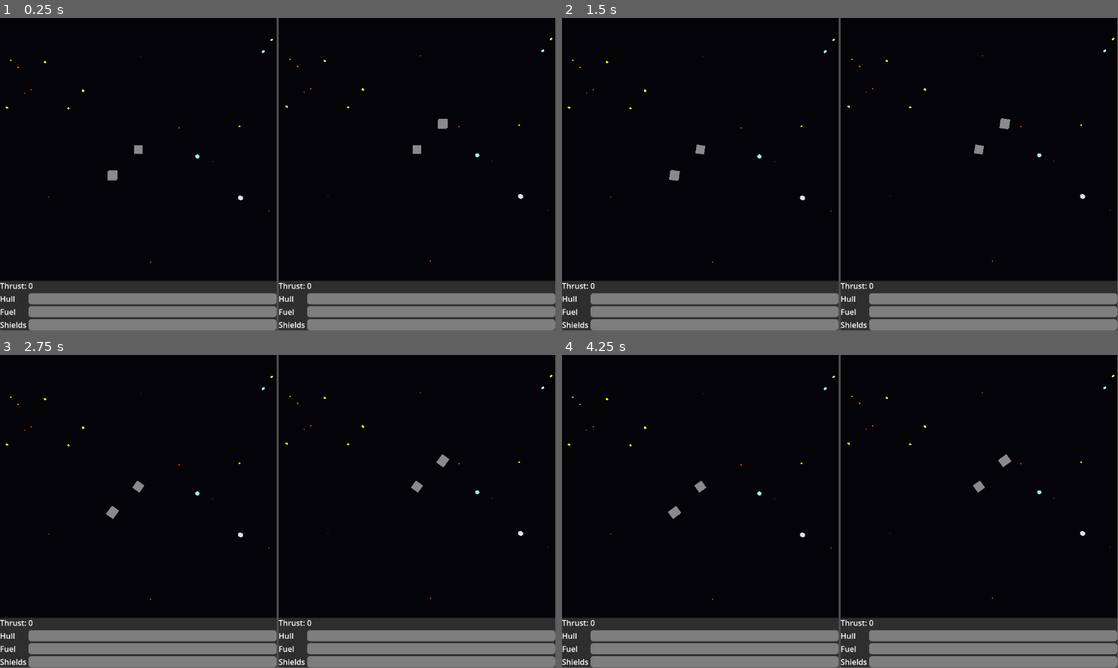
Above: before the commit, frames 1-4 (two rows, left to right).
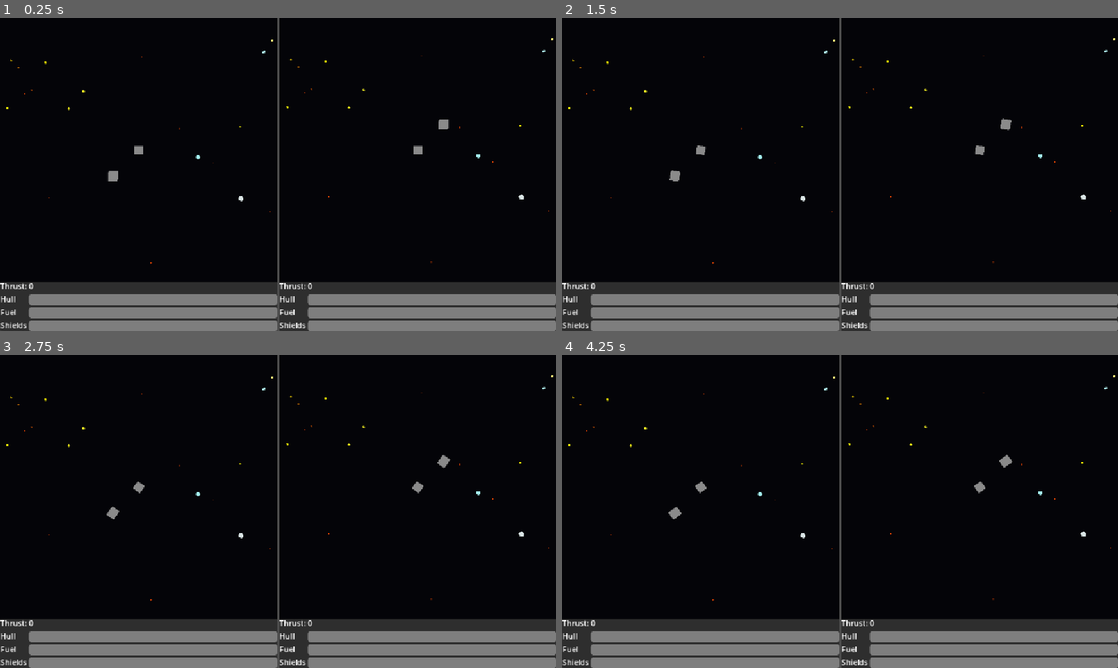
Above: after the commit, the same moments.

Repository: the-alex-g/NewSpaceGame
Game: Godot game, scene res://main/main.tscn
The game is run twice, just before and just after one commit, with the same random seed, the same clock (stepped at 60 frames per second) and the same inputs.
Inputs (mouse positions are in pixels of both pictures, inside the frame that each line leads up to):
- Up to frame 1 (0.25 s): no input
- Up to frame 2 (1.5 s): tap Enter at 0.5 s; move the mouse to (962, 158) at 0.52 s; hold D (right) 0.53-1.28 s; click (962, 158) at 0.67 s; move the mouse to (728, 190) at 1.27 s; hold A (left) from 1.28 s (still down)
- Up to frame 3 (2.75 s): move the mouse to (333, 442) at 2.02 s; release A (left) at 2.03 s; hold D (right) from 2.03 s (still down)
- Up to frame 4 (4.25 s): move the mouse to (812, 574) at 2.77 s; click (812, 574) at 2.92 s; move the mouse to (1006, 558) at 3.52 s; release D (right) at 3.53 s; hold A (left) from 3.53 s (still down)
In our replay, the window is 799x449 before the commit and 800x450 after it. These sizes can differ from the game's own. Grey fills any space a smaller window leaves; there, only what the larger window draws over its background counts as a difference.

The runs differ from the first frame. In frame 1, 3.3% of the frame differs, in the area x 0-100%, y 0-100%; in frame 2, 3.3%; in frame 3, 3.3%; in frame 4, 3.3%.

Commit message:
Add visual representation of shield

Diff:
--- a/project/main/player_display_container.gd
+++ b/project/main/player_display_container.gd
@@ -6,7 +6,7 @@
 
 
 func add_players(count: int) -> void:
-	columns = ceilf(sqrt(count))
+	columns = ceili(sqrt(count))
 	for x in count:
 		_add_player(x)
 	for child_1 in get_children():
--- a/project/player/player.gd
+++ b/project/player/player.gd
@@ -68,12 +68,23 @@
 			shield_health = value
 		shield_strength_updated.emit(shield_health)
 var max_shield_health := 100.0
-var _shields_up := false
+var _shields_up := false :
+	set(value):
+		_shields_up = value
+		if _shields_up:
+			_animation_player.play("shield_up")
+		else:
+			_animation_player.play_backwards("shield_up")
 var shield_fuel_cost := 5
 var shield_recovery_rate := 10.0
 var shield_percent_absorption := 0.9
 
 @onready var _phaser_area : Area3D = $PhaserArea
+@onready var _animation_player : AnimationPlayer = $AnimationPlayer
+
+
+func _ready() -> void:
+	$ShieldMesh.set_instance_shader_parameter("y_threshold", 0.0)
 
 
 func _physics_process(delta: float) -> void:
--- a/project/player/player.tscn
+++ b/project/player/player.tscn
@@ -1,6 +1,7 @@
-[gd_scene load_steps=5 format=3 uid="uid://d4i03rbq60ft4"]
+[gd_scene load_steps=11 format=3 uid="uid://d4i03rbq60ft4"]
 
 [ext_resource type="Script" uid="uid://cf34qdetnrndf" path="res://player/player.gd" id="1_oul6g"]
+[ext_resource type="Shader" uid="uid://baqp38cv7r402" path="res://player/shield.gdshader" id="2_rkbax"]
 
 [sub_resource type="SphereShape3D" id="SphereShape3D_kqu6x"]
 
@@ -8,6 +9,52 @@
 
 [sub_resource type="CylinderShape3D" id="CylinderShape3D_oul6g"]
 radius = 10.0
+
+[sub_resource type="SphereMesh" id="SphereMesh_yw30f"]
+radius = 1.5
+height = 3.5
+
+[sub_resource type="ShaderMaterial" id="ShaderMaterial_rkbax"]
+render_priority = 0
+shader = ExtResource("2_rkbax")
+shader_parameter/line_size = 0.001
+
+[sub_resource type="Animation" id="Animation_g1dw6"]
+length = 0.001
+tracks/0/type = "value"
+tracks/0/imported = false
+tracks/0/enabled = true
+tracks/0/path = NodePath("ShieldMesh:instance_shader_parameters/y_threshold")
+tracks/0/interp = 1
+tracks/0/loop_wrap = true
+tracks/0/keys = {
+"times": PackedFloat32Array(0),
+"transitions": PackedFloat32Array(1),
+"update": 0,
+"values": [1.0]
+}
+
+[sub_resource type="Animation" id="Animation_rkbax"]
+resource_name = "shield_up"
+length = 0.5
+tracks/0/type = "value"
+tracks/0/imported = false
+tracks/0/enabled = true
+tracks/0/path = NodePath("ShieldMesh:instance_shader_parameters/y_threshold")
+tracks/0/interp = 1
+tracks/0/loop_wrap = true
+tracks/0/keys = {
+"times": PackedFloat32Array(0, 0.5),
+"transitions": PackedFloat32Array(0.25, 1),
+"update": 0,
+"values": [0.0, 1.0]
+}
+
+[sub_resource type="AnimationLibrary" id="AnimationLibrary_yw30f"]
+_data = {
+&"RESET": SubResource("Animation_g1dw6"),
+&"shield_up": SubResource("Animation_rkbax")
+}
 
 [node name="Player" type="CharacterBody3D"]
 script = ExtResource("1_oul6g")
@@ -26,3 +73,15 @@
 
 [node name="CollisionShape3D" type="CollisionShape3D" parent="PhaserArea"]
 shape = SubResource("CylinderShape3D_oul6g")
+
+[node name="ShieldMesh" type="MeshInstance3D" parent="."]
+transform = Transform3D(1, 0, 0, 0, -4.37114e-08, 1, 0, -1, -4.37114e-08, 0, 0, 0)
+instance_shader_parameters/color = Color(0, 0.407843, 1, 0.145098)
+instance_shader_parameters/y_threshold = 1.0
+mesh = SubResource("SphereMesh_yw30f")
+surface_material_override/0 = SubResource("ShaderMaterial_rkbax")
+
+[node name="AnimationPlayer" type="AnimationPlayer" parent="."]
+libraries = {
+&"": SubResource("AnimationLibrary_yw30f")
+}
--- /dev/null
+++ b/project/player/shield.gdshader
@@ -0,0 +1,67 @@
+shader_type spatial;
+render_mode unshaded;
+
+instance uniform float y_threshold = 0.0;
+instance uniform vec4 color : source_color = vec4(0.0, 0.0, 1.0, 0.05);
+
+uniform float line_size : hint_range(0.0, 0.025) = 0.003;
+
+const vec2 HEX_SIZE = vec2(0.04, 0.06);
+
+// hex shader from https://godotshaders.com/shader/hex-line-shader/
+
+vec2 get_hex_uv(vec2 uv) {
+	bool half = mod(uv.y / 2.0, HEX_SIZE.y) / HEX_SIZE.y < 0.5;
+	vec2 half_shift_uv = uv + vec2(HEX_SIZE.x * 0.5 * float(half), 0.0);
+	vec2 hex_uv = floor(half_shift_uv / HEX_SIZE) * HEX_SIZE;
+	vec2 norm_uv = mod(half_shift_uv, HEX_SIZE) / HEX_SIZE;
+
+	if (norm_uv.y < 0.333333 && norm_uv.y / 0.333333 < abs(norm_uv.x - 0.5) * 2.0) {
+		if (half) {
+			if (norm_uv.x < 0.5) {
+				return hex_uv - HEX_SIZE;
+			} else {
+				return hex_uv - vec2(0.0, HEX_SIZE.y);
+			}
+		} else {
+			if (norm_uv.x < 0.5) {
+				return hex_uv + vec2(0.0, -HEX_SIZE.y);
+			} else {
+				return hex_uv + vec2(HEX_SIZE.x, -HEX_SIZE.y);
+			}
+		}
+	} else {
+		return hex_uv;
+	}
+}
+
+void vertex() {
+	if (UV.y > y_threshold) {
+		COLOR.a = 0.0;
+	} else {
+		COLOR.a = color.a;
+	}
+	COLOR.rgb = color.rgb;
+}
+
+void fragment() {
+	vec2 hex_uv[9];
+
+	for (int y = 0; y < 3; y++) {
+		for (int x = 0; x < 3; x++) {
+			hex_uv[y * 3 + x] = get_hex_uv(UV + vec2(ivec2(x - 1, y - 1)) * line_size + vec2(sin(TIME / 100.0), cos(TIME / 100.0)));
+		}
+	}
+
+	vec2 sobel_src_x = (
+		-hex_uv[0] - hex_uv[3] * 2.0 - hex_uv[6] + hex_uv[2] + hex_uv[5] * 2.0 + hex_uv[8]
+	);
+	vec2 sobel_src_y = (
+		-hex_uv[0] - hex_uv[1] * 2.0 - hex_uv[2] + hex_uv[6] + hex_uv[7] * 2.0 + hex_uv[8]
+	);
+	vec2 sobel = sqrt(sobel_src_x * sobel_src_x + sobel_src_y * sobel_src_y);
+
+	ALPHA = COLOR.a * mix(1.0, 4.0, float(0.01 < length(sobel)));
+	ALBEDO = COLOR.rgb;
+	ROUGHNESS = 0.3;
+}
--- a/project/player_display.gd
+++ b/project/player_display.gd
@@ -40,7 +40,6 @@
 
 func track_object(object: Node3D) -> void:
 	if object != _player:
-		print(object)
 		_radar.track_object(object)
 
 
--- a/project/project.godot
+++ b/project/project.godot
@@ -14,6 +14,10 @@
 run/main_scene="uid://dmt1goqc2tg2b"
 config/features=PackedStringArray("4.4", "Forward Plus")
 config/icon="res://icon.svg"
+
+[display]
+
+window/stretch/mode="canvas_items"
 
 [input]
 
Not shown, added: project/player/shield.gdshader.uid
